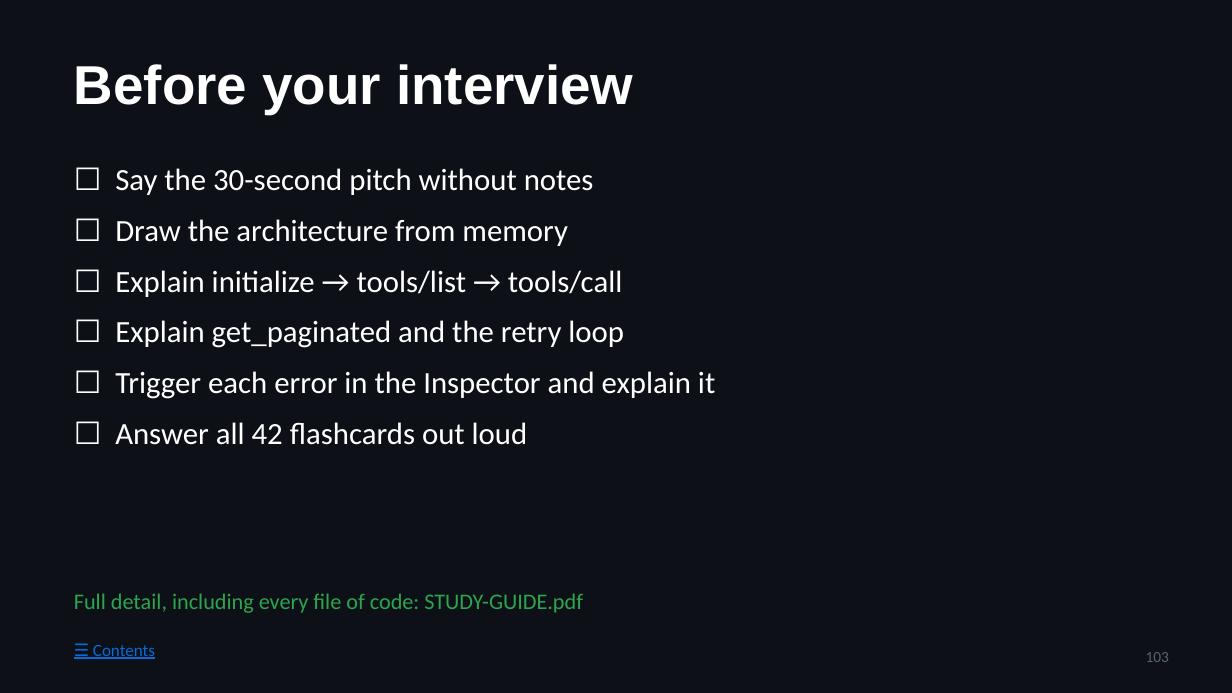
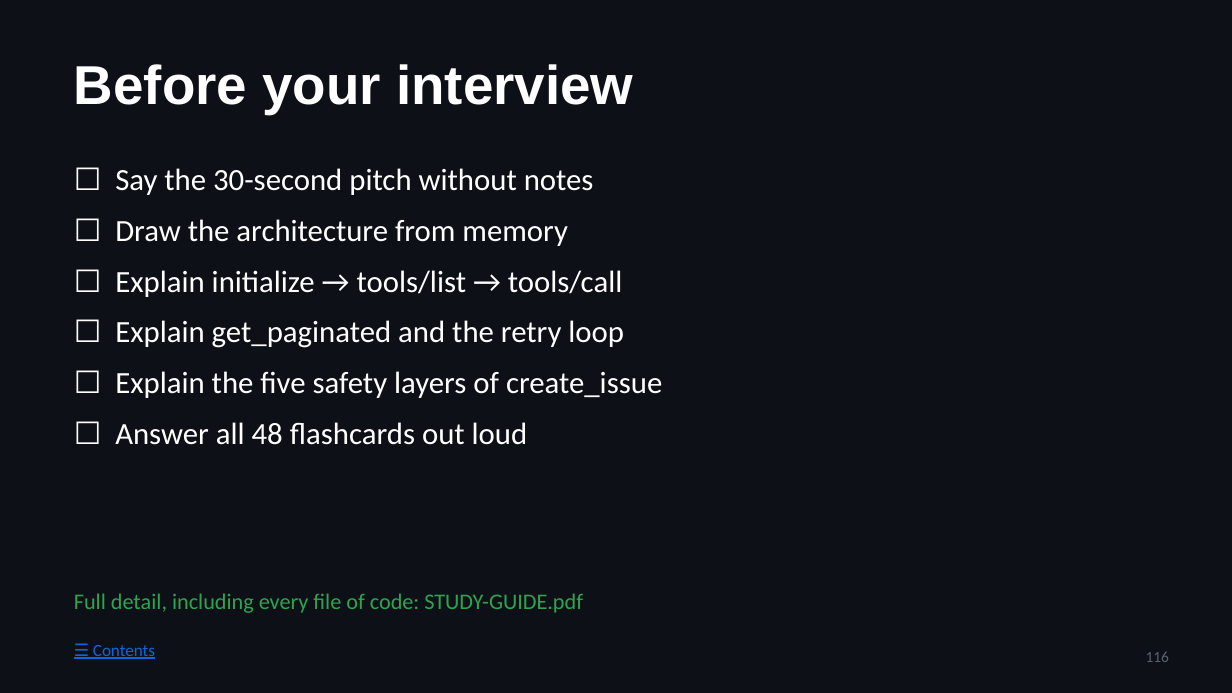
Before and after one commit to prasad976999/github-mcp-server, a slide deck: slide 116 of docs/STUDY-GUIDE.pptx (slide 103 before the commit). Drawn at 1232x693 pixels with LibreOffice and Linux fonts; fonts in the diff are those of the drawing. Boxes give left, top, right and bottom in pixels: in the first picture for what was removed or moved away, otherwise in the second. Text is boxed around its words. In the diff, an @@ line names an element or a change of style, - is before the commit and + after.

```diff
--- a/docs/STUDY-GUIDE.pptx
+++ b/docs/STUDY-GUIDE.pptx
@@ text at (x1=115, y1=371, x2=662, y2=445): text changed @@
-☐ Trigger each error in the Inspector and explain it
-☐ Answer all 42 flashcards out loud
+☐ Explain the five safety layers of create_issue
+☐ Answer all 48 flashcards out loud
@@ page number at (x1=1146, y1=652, x2=1169, y2=662): text changed @@
-103
+116
```
Also in this commit, not shown: 50 other slides changed, 13 slides added, 10 other files.
